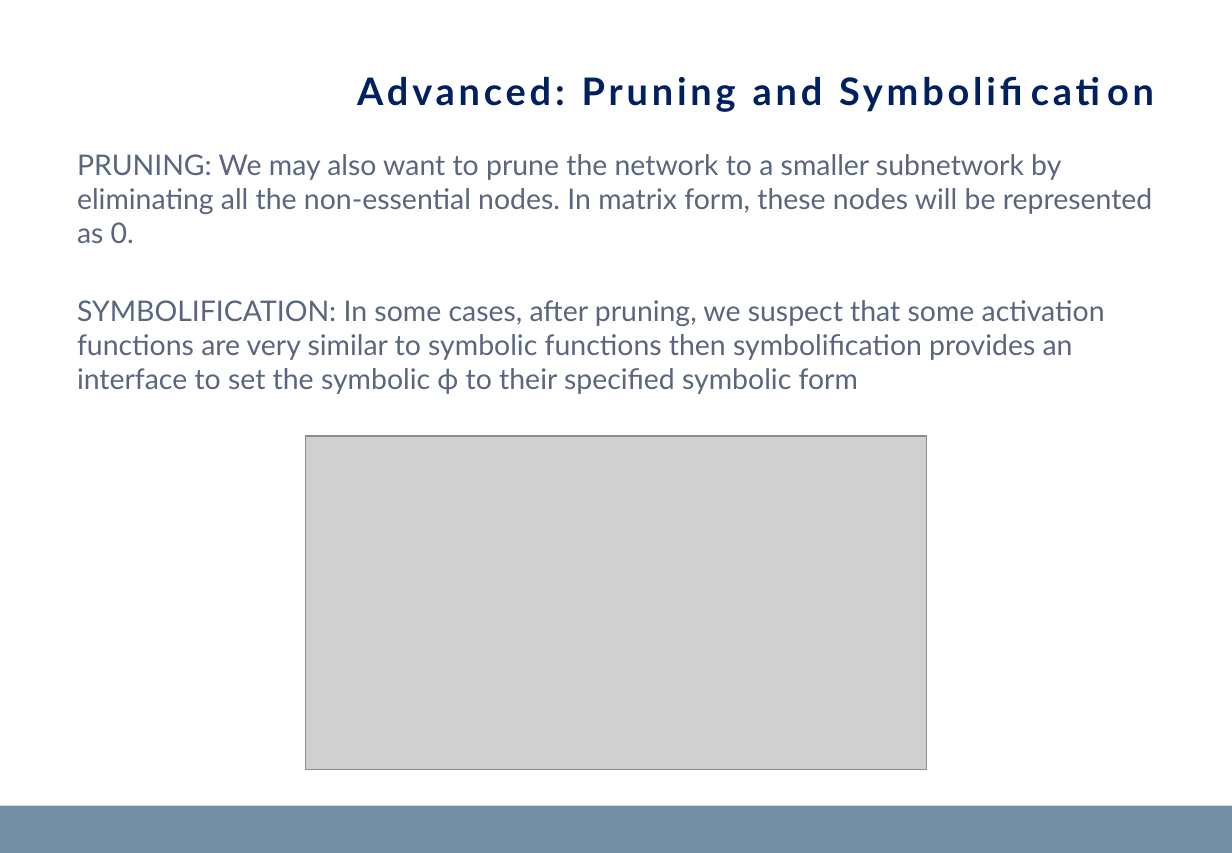
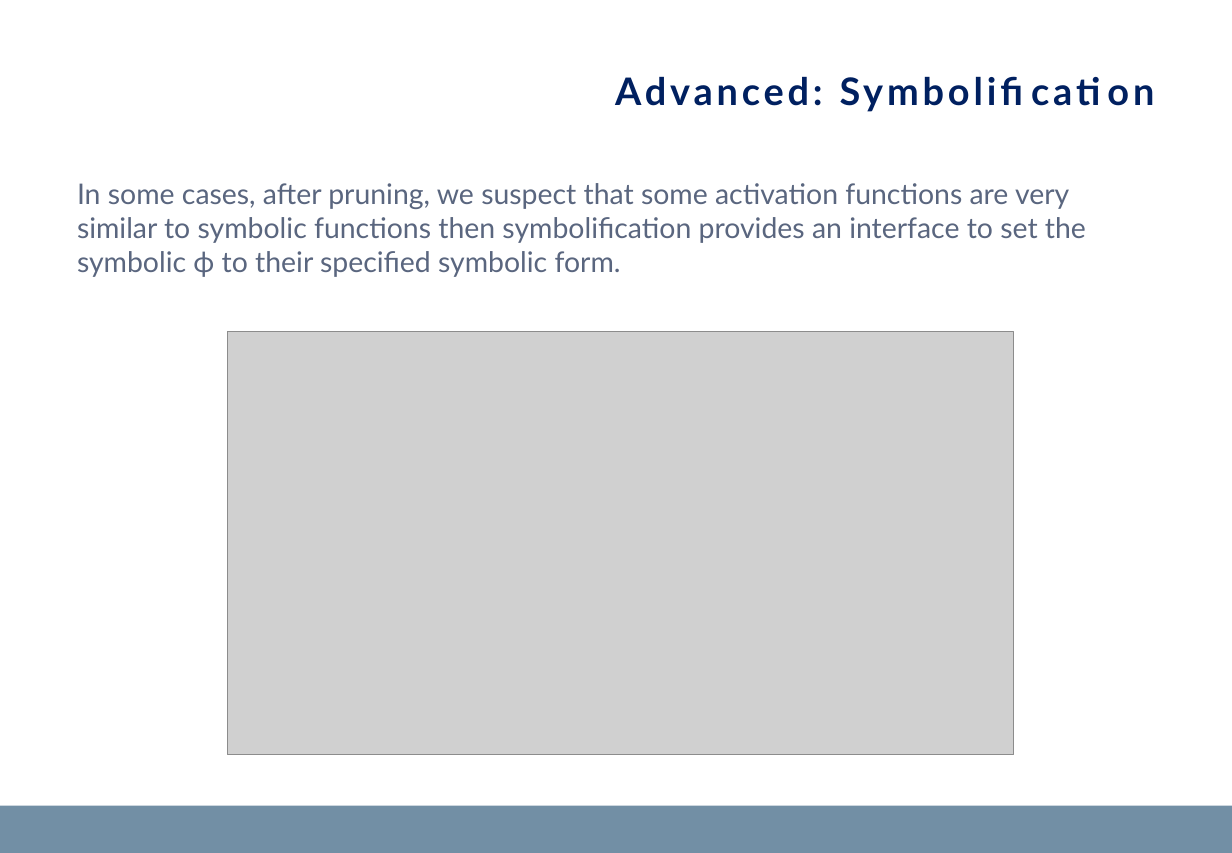
Before and after one commit to matteopasqual02/KAN-naml, a slide deck: slide 20 of KANs_presentation.pptx (slide 17 before the commit). Drawn at 1232x853 pixels with LibreOffice and Linux fonts; fonts in the diff are those of the drawing; grey boxes stand for pictures; background and template pictures are left out. Boxes give left, top, right and bottom in pixels: in the first picture for what was removed or moved away, otherwise in the second. Text is boxed around its words. In the diff, an @@ line names an element or a change of style, - is before the commit and + after.

```diff
--- a/KANs_presentation.pptx
+++ b/KANs_presentation.pptx
@@ text at box(77, 183, 1086, 277): text changed @@
-PRUNING: We may also want to prune the network to a smaller subnetwork by eliminating all the non-essential nodes. In matrix form, these nodes will be represented as 0.
-SYMBOLIFICATION: In some cases, after pruning, we suspect that some activation functions are very similar to symbolic functions then symbolification provides an interface to set the symbolic ϕ to their specified symbolic form
+In some cases, after pruning, we suspect that some activation functions are very similar to symbolic functions then symbolification provides an interface to set the symbolic ϕ to their specified symbolic form.
@@ title at box(502, 217, 691, 243): text changed @@
-Advanced: Pruning and Symbolification
+Advanced: Symbolification
@@ picture: place and size @@
-picture at box(306, 436, 927, 770)
+picture at box(228, 332, 1015, 755)
```
Also in this commit, not shown: 5 other slides changed, 3 slides added, 1 slide removed, 2 other files.
